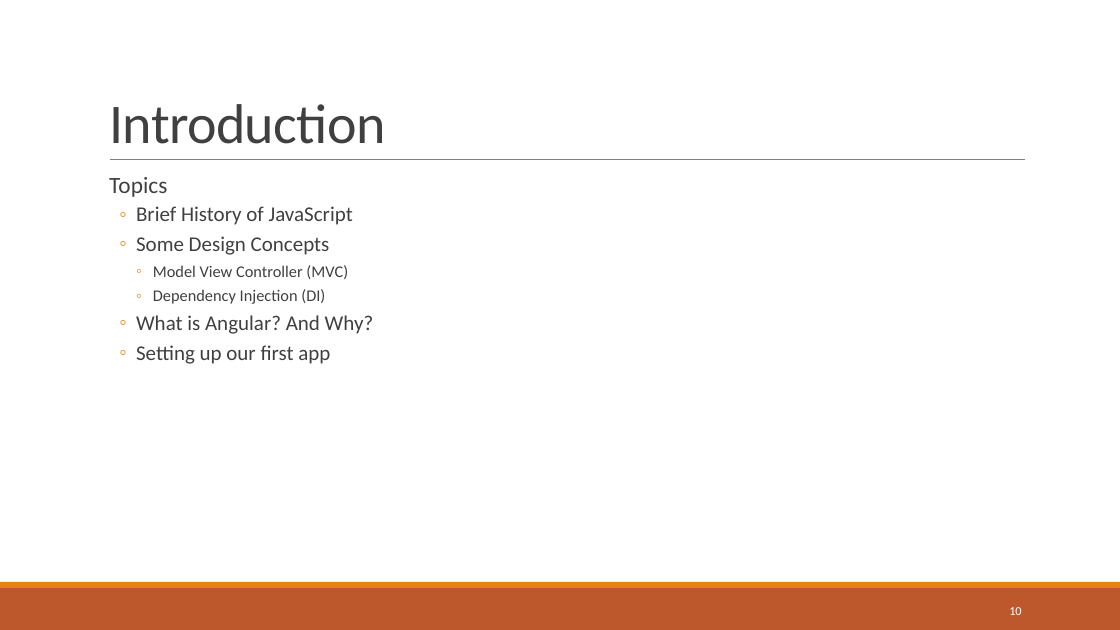
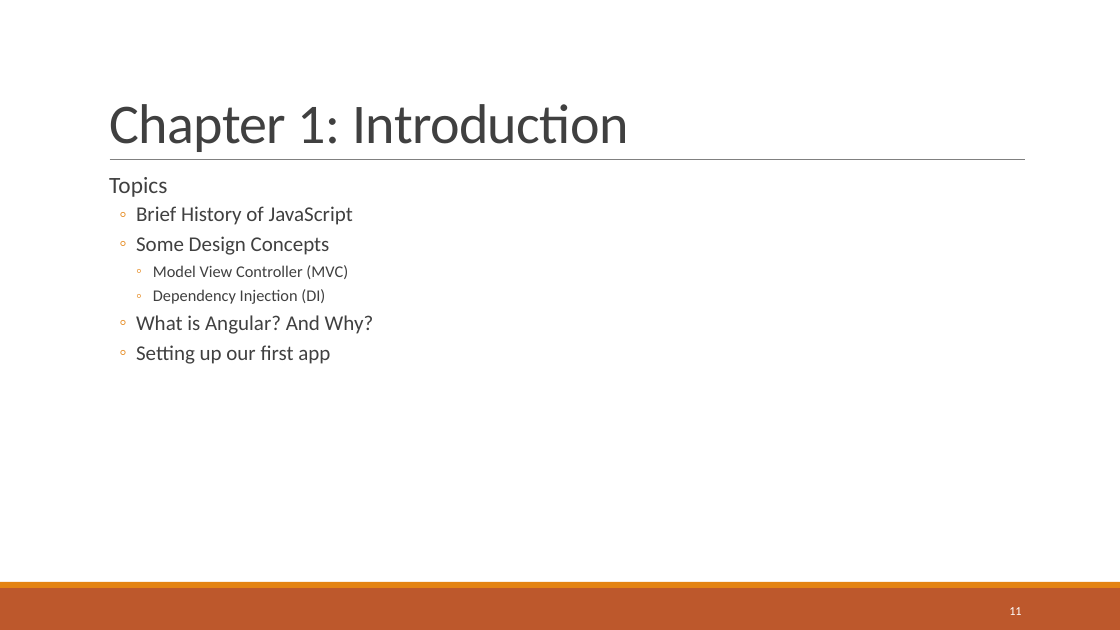
Before and after one commit to sbechtold/angularjs, a slide deck: slide 11 of materials/AngularJS.pptx (slide 10 before the commit). Drawn at 1120x630 pixels with LibreOffice and Linux fonts; fonts in the diff are those of the drawing. Boxes give left, top, right and bottom in pixels: in the first picture for what was removed or moved away, otherwise in the second. Text is boxed around its words. In the diff, an @@ line names an element or a change of style, - is before the commit and + after.

```diff
--- a/materials/AngularJS.pptx
+++ b/materials/AngularJS.pptx
@@ title at box(109, 104, 628, 152): text changed @@
-Introduction
+Chapter 1: Introduction
@@ page number at box(1009, 607, 1021, 615): text changed @@
-10
+11
```
Also in this commit, not shown: 11 other slides changed, 12 slides added, 10 slides removed, 16 other files.
